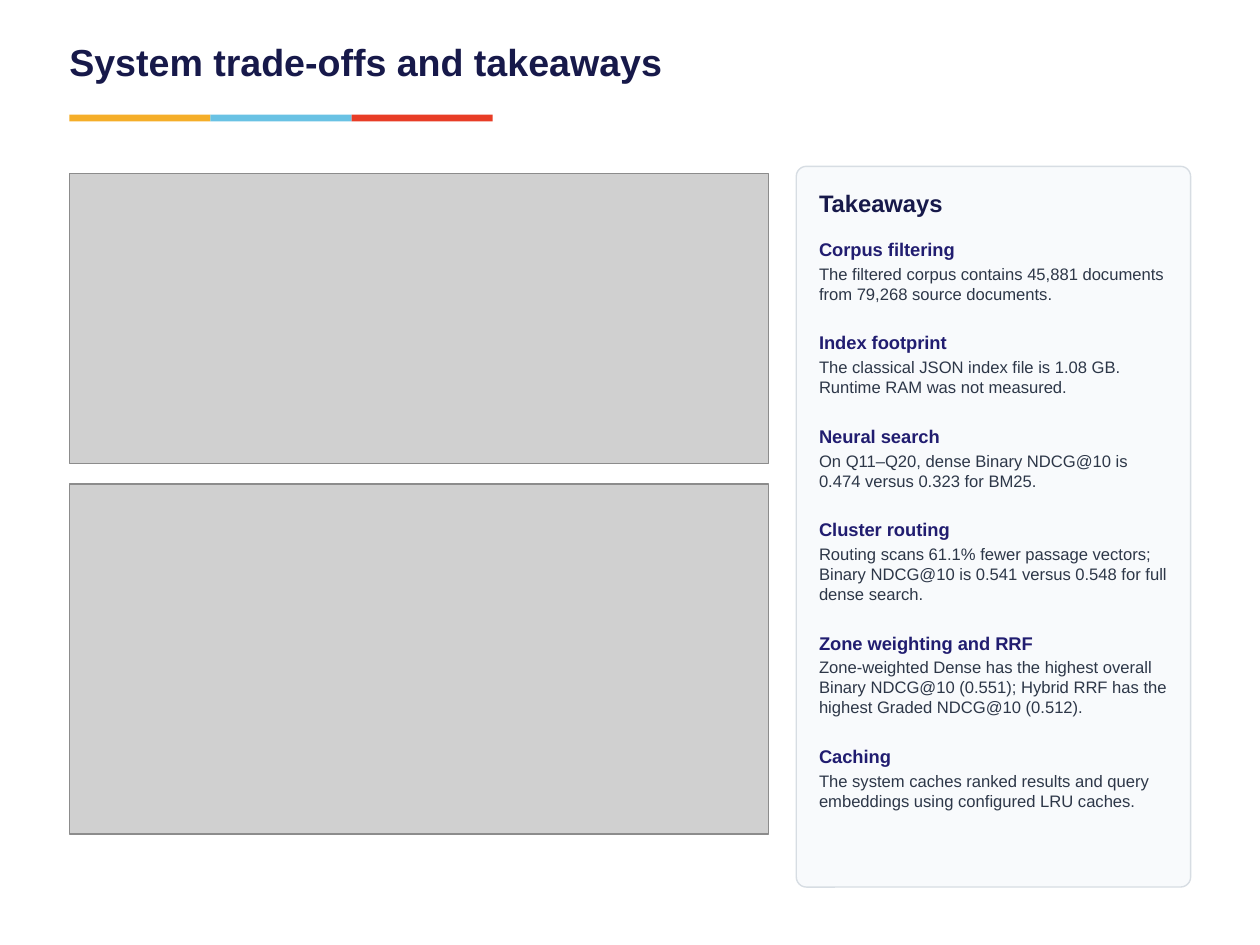
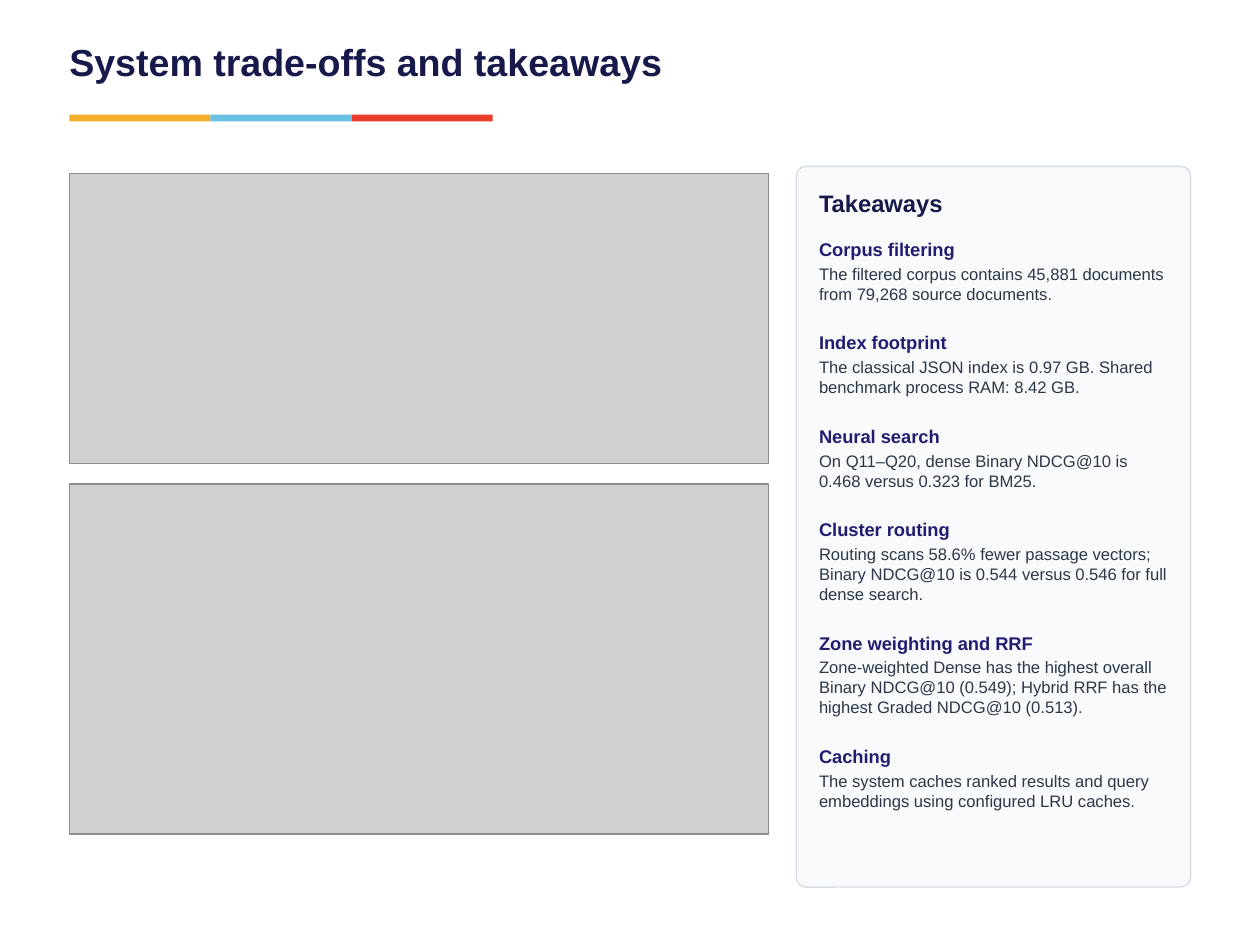
Before and after one commit to vishrutbhushan/ir-benchmark, a slide deck: slide 18 of presentation/Group7_BM25 vs Neural Retrieval on Technical Documents.pptx. Drawn at 1260x945 pixels with LibreOffice and Linux fonts; fonts in the diff are those of the drawing; grey boxes stand for pictures. Boxes give left, top, right and bottom in pixels: in the first picture for what was removed or moved away, otherwise in the second. Text is boxed around its words. In the diff, an @@ line names an element or a change of style, - is before the commit and + after.

Commit message:
Refresh presentation with verified strict benchmark results
Update metrics, mean backend latency, active judgment counts, cluster statistics and measured artifact sizes. Preserve the existing slide layout and architecture artwork while correcting stale labels. Synchronize the presentation judgment CSV with the 488-pair active pool.

```diff
--- a/presentation/Group7_BM25 vs Neural Retrieval on Technical Documents.pptx
+++ b/presentation/Group7_BM25 vs Neural Retrieval on Technical Documents.pptx
@@ text at [819,361,1152,397]: text changed @@
-The classical JSON index file is 1.08 GB. Runtime RAM was not measured.
+The classical JSON index is 0.97 GB. Shared benchmark process RAM: 8.42 GB.
@@ text at [819,455,1128,487]: text changed @@
-On Q11–Q20, dense Binary NDCG@10 is 0.474 versus 0.323 for BM25.
+On Q11–Q20, dense Binary NDCG@10 is 0.468 versus 0.323 for BM25.
@@ text at [819,548,1166,600]: text changed @@
-Routing scans 61.1% fewer passage vectors; Binary NDCG@10 is 0.541 versus 0.548 for full dense search.
+Routing scans 58.6% fewer passage vectors; Binary NDCG@10 is 0.544 versus 0.546 for full dense search.
@@ text at [819,661,1167,717]: text changed @@
-Zone-weighted Dense has the highest overall Binary NDCG@10 (0.551); Hybrid RRF has the highest Graded NDCG@10 (0.512).
+Zone-weighted Dense has the highest overall Binary NDCG@10 (0.549); Hybrid RRF has the highest Graded NDCG@10 (0.513).
```
Also in this commit, not shown: 14 other slides changed, 1 other file.
